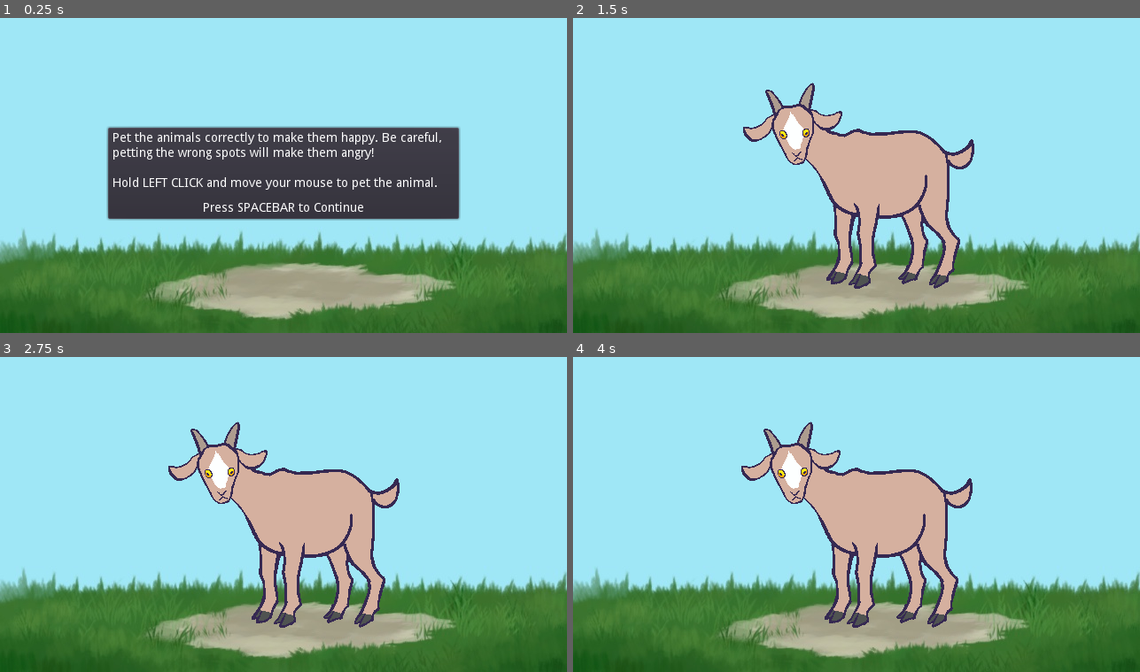
Above: before the commit, frames 1-4 (two rows, left to right).
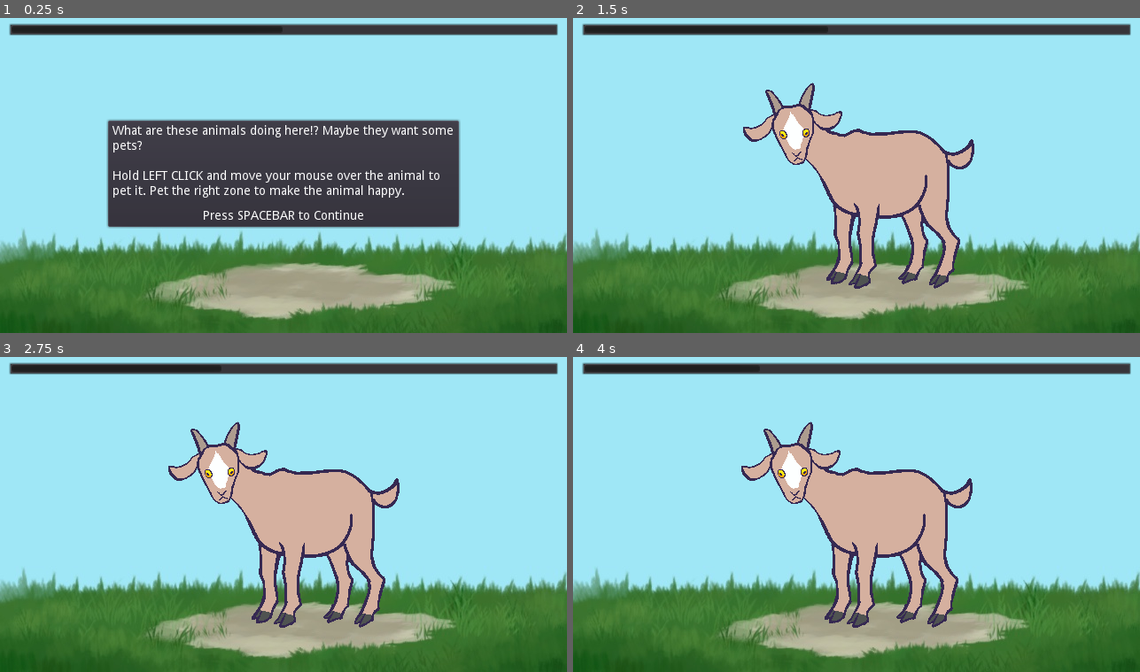
Above: after the commit, the same moments.

Repository: ZeeHatcher/project-dreams
Game: Godot game, scene res://scenes/minigames/petting_zoo/petting_zoo.tscn
Two runs of this game, one before a commit and one after it. Both use one fixed random seed, a clock stepped at 60 frames per second and the inputs below. This scene is started directly instead of the project's main scene.
Inputs (mouse positions are in pixels of both pictures, inside the frame that each line leads up to):
- Up to frame 1 (0.25 s): no input
- Up to frame 2 (1.5 s): tap Space (interact) at 0.5, 1.35 s; move the mouse to (981, 156) at 0.52 s; hold D (move_right) 0.53-1.28 s; hold Space (interact) 0.53-1.28 s; click (981, 156) at 0.67 s; move the mouse to (799, 125) at 1.27 s; hold S (move_down) from 1.28 s (still down); click (799, 125) at 1.42 s
- Up to frame 3 (2.75 s): move the mouse to (391, 495) at 2.02 s; release S (move_down) at 2.03 s; hold D (move_right) from 2.03 s (still down); hold Space (interact) from 2.03 s (still down); click (391, 495) at 2.17 s
- Up to frame 4 (4 s): tap R (restart) at 2.75, 3.5 s; move the mouse to (884, 486) at 2.77 s; release D (move_right) at 2.78 s; release Space (interact) at 2.78 s; hold W (move_up) 2.78-3.53 s; tap Space (interact) at 2.85 s; click (884, 486) at 2.92 s; move the mouse to (890, 530) at 3.52 s; hold A (move_left) from 3.53 s (still down); hold Space (interact) from 3.53 s (still down); click (890, 530) at 3.67 s

The runs differ from the first frame. In frame 1, 12% of the frame differs, in the area x 1-99%, y 1-67%; in frame 2, 3.8%; in frame 3, 3.8%; in frame 4, 3.8%.

Commit message:
add bar in petting_zoo minigame to keep track of animal happiness

Diff:
--- a/entities/pets/goat/goat.tscn
+++ b/entities/pets/goat/goat.tscn
@@ -36,14 +36,13 @@
 
 [node name="Goat" instance=ExtResource( 1 )]
 texture = SubResource( 1 )
-happiness_decay = 0.0
 happy_texture = SubResource( 2 )
 angry_texture = SubResource( 3 )
 
 [node name="PettingSpot" type="Area2D" parent="Spots" index="0"]
 position = Vector2( -73, -56 )
 script = ExtResource( 3 )
-enjoyment = 1.0
+enjoyment = 0.3
 
 [node name="CollisionShape2D" type="CollisionShape2D" parent="Spots/PettingSpot" index="0"]
 shape = SubResource( 4 )
@@ -51,7 +50,7 @@
 [node name="PettingSpot2" type="Area2D" parent="Spots" index="1"]
 position = Vector2( 115, -21 )
 script = ExtResource( 3 )
-enjoyment = -1.0
+enjoyment = -0.3
 
 [node name="CollisionShape2D" type="CollisionShape2D" parent="Spots/PettingSpot2" index="0"]
 shape = SubResource( 5 )
@@ -59,7 +58,7 @@
 [node name="PettingSpot3" type="Area2D" parent="Spots" index="2"]
 position = Vector2( 25, -29 )
 script = ExtResource( 3 )
-enjoyment = 1.0
+enjoyment = 0.3
 
 [node name="CollisionShape2D" type="CollisionShape2D" parent="Spots/PettingSpot3" index="0"]
 shape = SubResource( 6 )
@@ -67,7 +66,7 @@
 [node name="PettingSpot4" type="Area2D" parent="Spots" index="3"]
 position = Vector2( 32, 21 )
 script = ExtResource( 3 )
-enjoyment = -1.0
+enjoyment = -0.3
 
 [node name="CollisionShape2D" type="CollisionShape2D" parent="Spots/PettingSpot4" index="0"]
 shape = SubResource( 7 )
@@ -75,7 +74,7 @@
 [node name="PettingSpot5" type="Area2D" parent="Spots" index="4"]
 position = Vector2( -6, 86 )
 script = ExtResource( 3 )
-enjoyment = -1.0
+enjoyment = -0.3
 
 [node name="CollisionShape2D" type="CollisionShape2D" parent="Spots/PettingSpot5" index="0"]
 shape = SubResource( 8 )
@@ -83,7 +82,7 @@
 [node name="PettingSpot6" type="Area2D" parent="Spots" index="5"]
 position = Vector2( 81, 85 )
 script = ExtResource( 3 )
-enjoyment = -1.0
+enjoyment = -0.3
 
 [node name="CollisionShape2D" type="CollisionShape2D" parent="Spots/PettingSpot6" index="0"]
 shape = SubResource( 9 )
--- a/entities/pets/lion/lion.tscn
+++ b/entities/pets/lion/lion.tscn
@@ -42,7 +42,7 @@
 [node name="PettingSpot" type="Area2D" parent="Spots" index="0"]
 position = Vector2( 30, -63 )
 script = ExtResource( 3 )
-enjoyment = 1.0
+enjoyment = 0.3
 
 [node name="CollisionShape2D" type="CollisionShape2D" parent="Spots/PettingSpot" index="0"]
 shape = SubResource( 4 )
@@ -50,7 +50,7 @@
 [node name="PettingSpot2" type="Area2D" parent="Spots" index="1"]
 position = Vector2( -121, -46 )
 script = ExtResource( 3 )
-enjoyment = -1.0
+enjoyment = -0.5
 
 [node name="CollisionShape2D" type="CollisionShape2D" parent="Spots/PettingSpot2" index="0"]
 shape = SubResource( 5 )
--- a/entities/pets/owl/owl.tscn
+++ b/entities/pets/owl/owl.tscn
@@ -39,7 +39,7 @@
 [node name="PettingSpot" type="Area2D" parent="Spots" index="0"]
 position = Vector2( 9, -96 )
 script = ExtResource( 3 )
-enjoyment = 1.0
+enjoyment = 0.3
 
 [node name="CollisionShape2D" type="CollisionShape2D" parent="Spots/PettingSpot" index="0"]
 shape = SubResource( 4 )
@@ -47,7 +47,7 @@
 [node name="PettingSpot2" type="Area2D" parent="Spots" index="1"]
 position = Vector2( 17, -51 )
 script = ExtResource( 3 )
-enjoyment = -1.0
+enjoyment = -0.3
 
 [node name="CollisionShape2D" type="CollisionShape2D" parent="Spots/PettingSpot2" index="0"]
 shape = SubResource( 5 )
@@ -55,7 +55,7 @@
 [node name="PettingSpot3" type="Area2D" parent="Spots" index="2"]
 position = Vector2( -15, -54 )
 script = ExtResource( 3 )
-enjoyment = -1.0
+enjoyment = -0.3
 
 [node name="CollisionShape2D" type="CollisionShape2D" parent="Spots/PettingSpot3" index="0"]
 shape = SubResource( 6 )
@@ -63,7 +63,7 @@
 [node name="PettingSpot4" type="Area2D" parent="Spots" index="3"]
 position = Vector2( 0, -21 )
 script = ExtResource( 3 )
-enjoyment = -1.0
+enjoyment = -0.3
 
 [node name="CollisionShape2D" type="CollisionShape2D" parent="Spots/PettingSpot4" index="0"]
 shape = SubResource( 7 )
@@ -71,7 +71,7 @@
 [node name="PettingSpot5" type="Area2D" parent="Spots" index="4"]
 position = Vector2( 26, -22 )
 script = ExtResource( 3 )
-enjoyment = -1.0
+enjoyment = -0.3
 
 [node name="CollisionShape2D" type="CollisionShape2D" parent="Spots/PettingSpot5" index="0"]
 shape = SubResource( 7 )
--- /dev/null
+++ b/scenes/minigames/petting_zoo/happiness_bar.gd
@@ -0,0 +1,9 @@
+extends ProgressBar
+
+
+var pet
+
+
+func _process(delta):
+	if pet:
+		value = pet.happiness
--- a/scenes/minigames/petting_zoo/petting_zoo.gd
+++ b/scenes/minigames/petting_zoo/petting_zoo.gd
@@ -6,6 +6,7 @@
 var _score = 0
 
 onready var _conveyor = $Conveyor
+onready var _bar = $CanvasLayer/MarginContainer/HappinessBar
 onready var _total_pets = pets.size()
 
 
@@ -35,6 +36,8 @@
 	pet.connect("angered", self, "_next_pet")
 	_conveyor.add_item(pet)
 
+	_bar.pet = pet
+
 
 func _game_over():
 	var result = 1 if _score > _total_pets * 0.75 else -1
--- a/scenes/minigames/petting_zoo/petting_zoo.tscn
+++ b/scenes/minigames/petting_zoo/petting_zoo.tscn
@@ -7,6 +7,7 @@
 [ext_resource path="res://entities/pets/goat/goat.tscn" type="PackedScene" id=5]
 [ext_resource path="res://entities/pets/owl/owl.tscn" type="PackedScene" id=6]
 [ext_resource path="res://scenes/minigames/petting_zoo/outdoor-bg.jpg" type="Texture" id=7]
+[ext_resource path="res://scenes/minigames/petting_zoo/happiness_bar.gd" type="Script" id=8]
 
 [sub_resource type="Curve2D" id=1]
 _data = {
@@ -28,10 +29,27 @@
 
 [node name="CanvasLayer" type="CanvasLayer" parent="."]
 
+[node name="MarginContainer" type="MarginContainer" parent="CanvasLayer"]
+anchor_right = 1.0
+custom_constants/margin_right = 10
+custom_constants/margin_top = 10
+custom_constants/margin_left = 10
+custom_constants/margin_bottom = 10
+
+[node name="HappinessBar" type="ProgressBar" parent="CanvasLayer/MarginContainer"]
+margin_left = 10.0
+margin_top = 10.0
+margin_right = 630.0
+margin_bottom = 24.0
+rect_min_size = Vector2( 0, 14 )
+value = 50.0
+percent_visible = false
+script = ExtResource( 8 )
+
 [node name="Instructions" parent="CanvasLayer" instance=ExtResource( 4 )]
 title = "Petting Zoo"
-description = "Pet the animals correctly to make them happy. Be careful, petting the wrong spots will make them angry!
+description = "What are these animals doing here!? Maybe they want some pets?
 
-Hold LEFT CLICK and move your mouse to pet the animal."
+Hold LEFT CLICK and move your mouse over the animal to pet it. Pet the right zone to make the animal happy."
 
 [connection signal="closed" from="CanvasLayer/Instructions" to="." method="_on_Instructions_closed"]
Not shown: 1 places in scenes/minigames/petting_zoo/petting_zoo.tscn that only renumber resources
